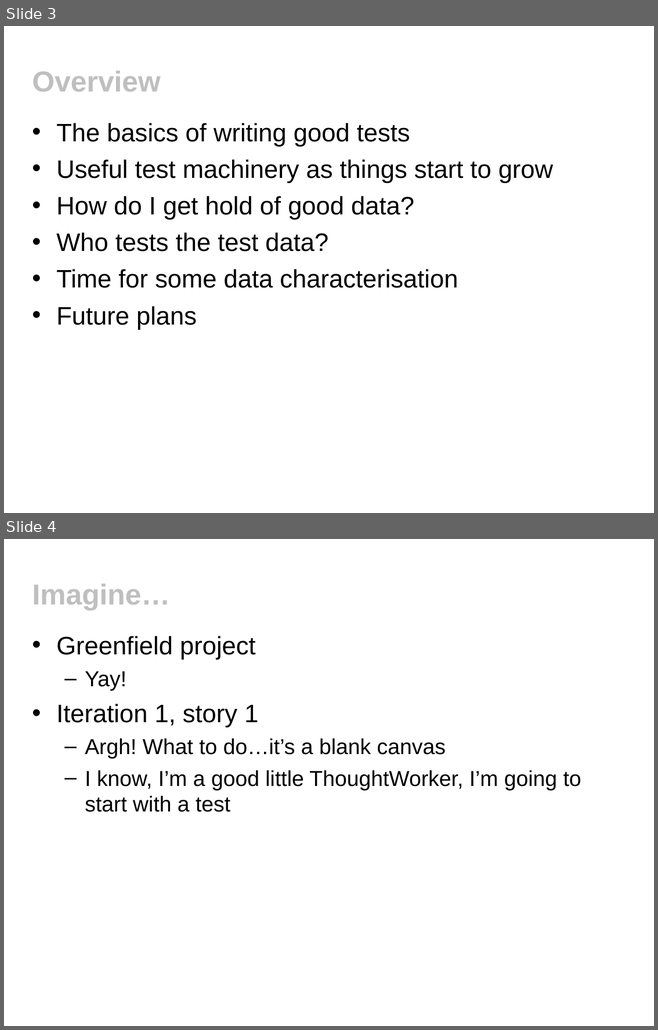
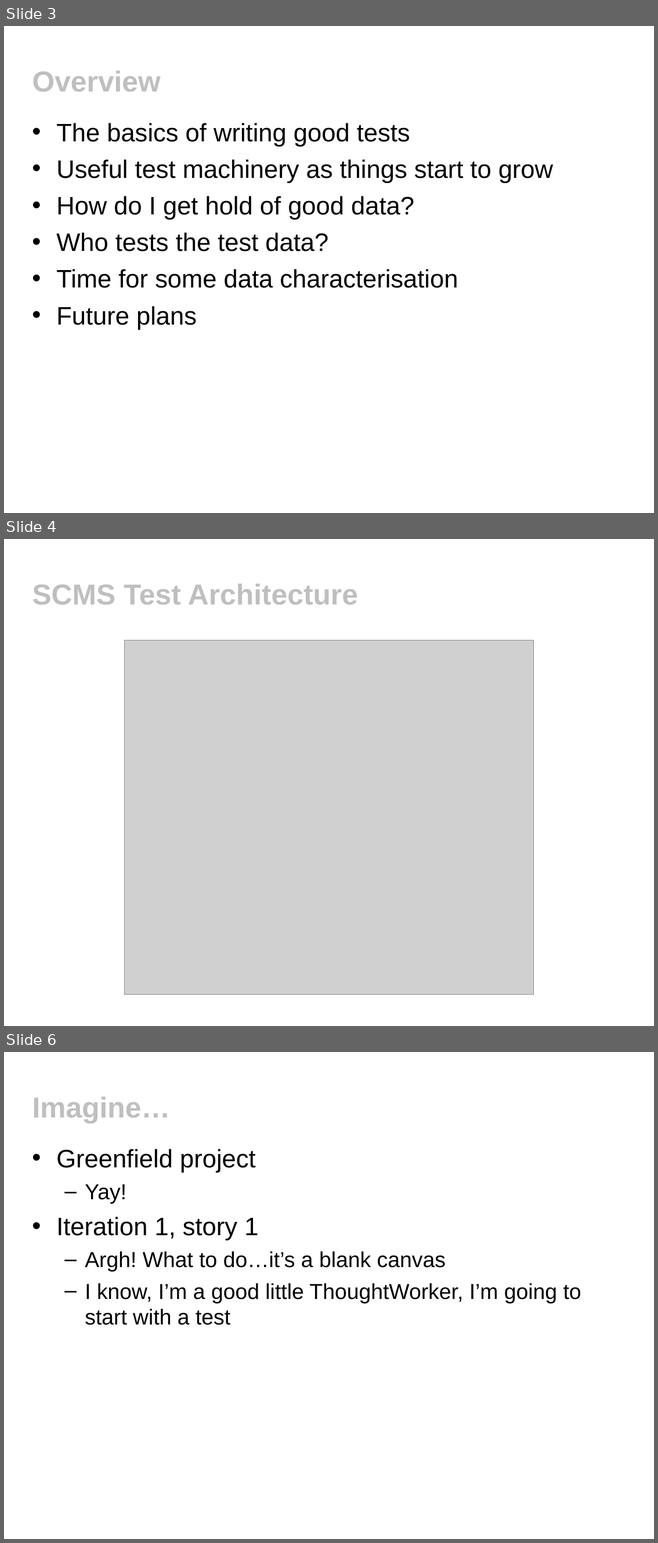
Before and after one commit to tobyclemson/test-data-generation-and-verification-presentation, a slide deck: test-data-generation-and-verification.ppt. Shown one above the other, each under a label of ours: slides 3 and 4 before the commit, slides 3, 4 and 6 after it; the slides between them are not shown. The pictures are 658x1030 and 658x1543 pixels, drawn with LibreOffice and Linux fonts; fonts in the diff are those of the drawing; grey boxes stand for pictures; background and template pictures are left out. Boxes give left, top, right and bottom in pixels: in the first picture for what was removed or moved away, otherwise in the second. Text is boxed around its words. In the diff, an @@ line names an element or a change of style, - is before the commit and + after.

```diff
--- a/test-data-generation-and-verification.ppt
+++ b/test-data-generation-and-verification.ppt
@@ slide 4 added at (x1=4, y1=539, x2=654, y2=1026), background #FFFFFF @@
@@ title added at (x1=32, y1=584, x2=358, y2=605), 32 pt, text #BFBFBF, bold @@
+SCMS Test Architecture
@@ picture added at (x1=124, y1=641, x2=534, y2=995) @@
@@ what was slide 4 is now slide 6 @@
```
Also in this commit, not shown: 4 slides changed, 12 other slides added, 1 other file.
